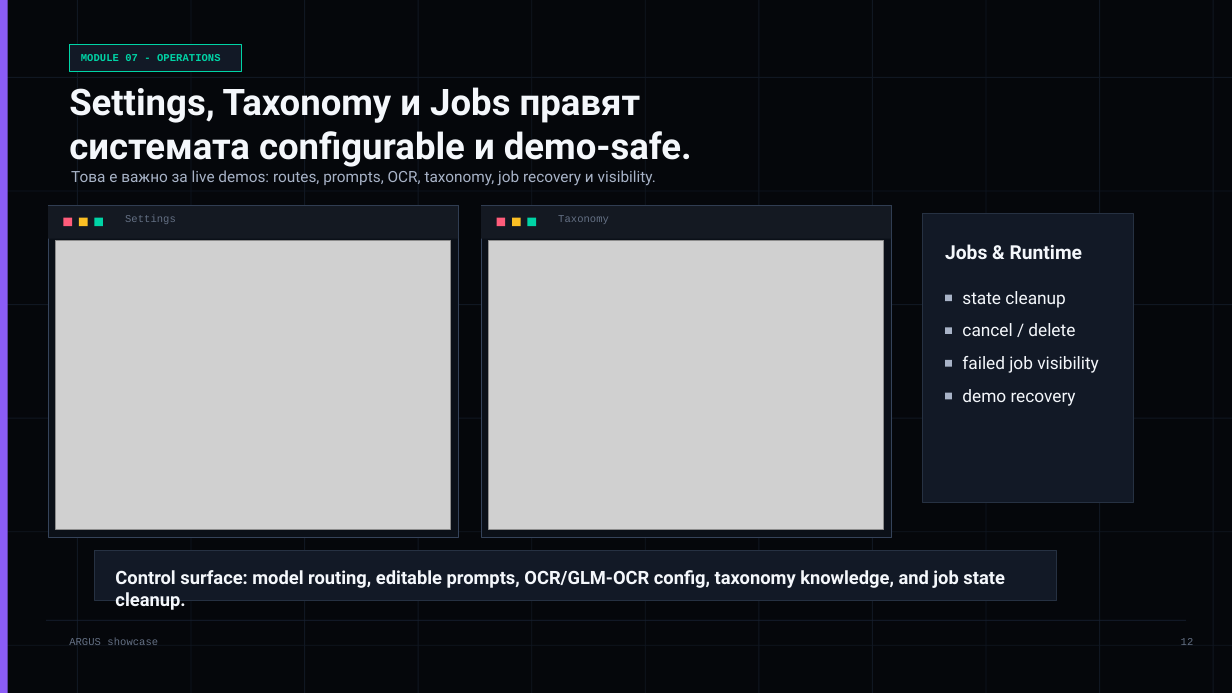
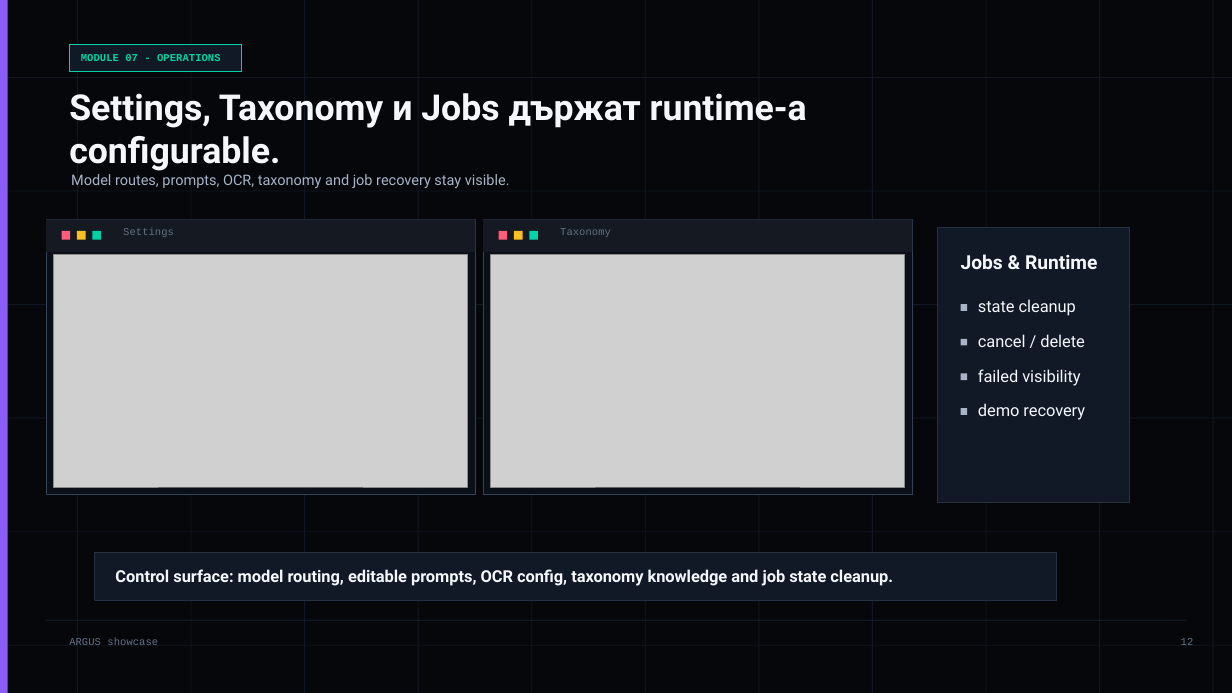
Before and after one commit to LordLoras/ARGUS_vlm, a slide deck: slide 12 of output/argus-showcase-bg.pptx. Drawn at 1232x693 pixels with LibreOffice and Linux fonts; fonts in the diff are those of the drawing; grey boxes stand for pictures. Boxes give left, top, right and bottom in pixels: in the first picture for what was removed or moved away, otherwise in the second. Text is boxed around its words. In the diff, an @@ line names an element or a change of style, - is before the commit and + after.

```diff
--- a/output/argus-showcase-bg.pptx
+++ b/output/argus-showcase-bg.pptx
@@ text at (69,93,807,171): text changed; size 28.5 to 27.8 pt @@
-Settings, Taxonomy и Jobs правят системата configurable и demo-safe.
+Settings, Taxonomy и Jobs държат runtime-а configurable.
@@ text at (71,174,510,188): text changed; size 12 to 11.2 pt @@
-Това е важно за live demos: routes, prompts, OCR, taxonomy, job recovery и visibility.
+Model routes, prompts, OCR, taxonomy and job recovery stay visible.
@@ rectangle: place and size @@
-rectangle at (48,206,458,238)
+rectangle at (46,220,476,252)
@@ rectangle: place and size @@
-rectangle at (48,206,458,537)
+rectangle at (46,220,476,495)
@@ text "Settings": place and size @@
-text "Settings" at (125,215,176,224)
+text "Settings" at (123,228,174,237)
@@ rectangle: place and size @@
-rectangle at (482,206,892,238)
+rectangle at (483,220,913,252)
@@ rectangle: place and size @@
-rectangle at (482,206,892,537)
+rectangle at (483,220,913,495)
@@ 6 rectangles: place and size @@
-6 rectangles at (64,217,536,226)
+6 rectangles at (62,231,538,239)
@@ text "Taxonomy": place and size @@
-text "Taxonomy" at (558,215,609,224)
+text "Taxonomy" at (560,228,611,237)
@@ rectangle: place and size @@
-rectangle at (922,213,1134,502)
+rectangle at (938,227,1130,503)
@@ picture: place and size @@
-picture at (55,240,450,529)
+picture at (54,254,468,487)
@@ picture: place and size @@
-picture at (489,240,884,529)
+picture at (491,254,905,487)
@@ text "Jobs & Runtime": place and size @@
-text "Jobs & Runtime" at (945,244,1082,259)
+text "Jobs & Runtime" at (961,254,1097,269)
@@ text "state cleanup": place and size @@
-text "state cleanup" at (962,291,1065,308)
+text "state cleanup" at (978,299,1076,316)
@@ rectangle: place and size @@
-rectangle at (945,295,952,301)
+rectangle at (961,304,968,311)
@@ rectangle: place and size @@
-rectangle at (945,327,952,334)
+rectangle at (961,339,968,346)
@@ text "cancel / delete": place and size @@
-text "cancel / delete" at (962,323,1075,336)
+text "cancel / delete" at (978,334,1085,347)
@@ rectangle: place and size @@
-rectangle at (945,360,952,367)
+rectangle at (961,373,968,380)
@@ text at (978,369,1080,386): text changed; size 13.5 to 12.8 pt @@
-failed job visibility
+failed visibility
@@ rectangle: place and size @@
-rectangle at (945,393,952,399)
+rectangle at (961,409,968,415)
@@ size 13.5 to 12.8 pt in 3 elements at (978,299,1076,316), (978,334,1085,347), (978,403,1085,420) @@
@@ text "demo recovery": place and size @@
-text "demo recovery" at (962,389,1076,406)
+text "demo recovery" at (978,403,1085,420)
@@ text at (115,569,893,586): text changed; size 14.2 to 12.8 pt @@
-Control surface: model routing, editable prompts, OCR/GLM-OCR config, taxonomy knowledge, and job state cleanup.
+Control surface: model routing, editable prompts, OCR config, taxonomy knowledge and job state cleanup.
```
Also in this commit, not shown: 12 other slides changed, 2 other files.
